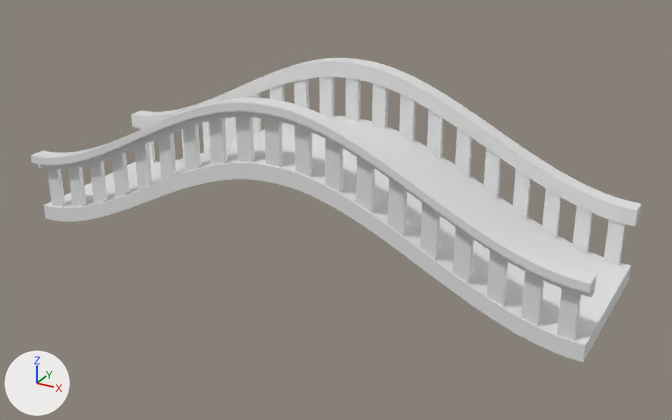
Two versions of the Blender file Blender/ponte.blend, one commit apart.
Both versions are drawn from a 50 mm lens placed at (16.0, -27.6, 15.6), pointed at (0.9, -0.2, 1.9). The lights are fixed; the arrows at lower left show +X, +Y and +Z.
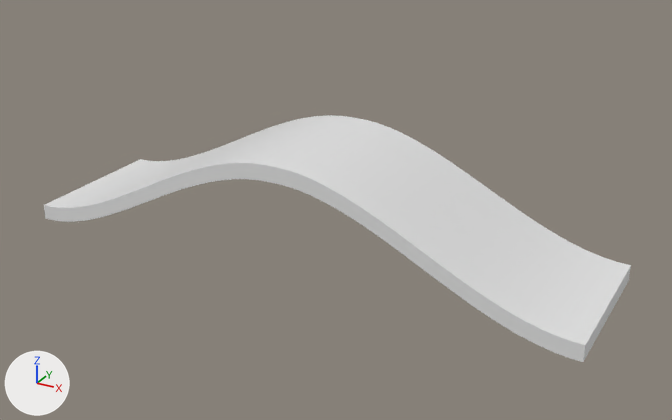
Changed parts and their boxes (x1, y1, x2, y2) in the pictures (672 x 420 px):
'Poggiamano', hidden: before (31, 97, 597, 297)
'Poggiamano.001', hidden: before (131, 58, 641, 226)
'PoggiaCoso.018', hidden: before (557, 288, 581, 341)
'PoggiaCoso.017', hidden: before (521, 272, 544, 326)
'PoggiaCoso.016', hidden: before (487, 251, 508, 307)
'PoggiaCoso.015', hidden: before (453, 228, 474, 284)
'PoggiaCoso.014', hidden: before (420, 203, 440, 259)
'PoggiaCoso.013', hidden: before (388, 179, 407, 235)
'PoggiaCoso.011', hidden: before (325, 139, 343, 192)
'PoggiaCoso.012', hidden: before (356, 157, 375, 213)
'PoggiaCoso.010', hidden: before (294, 126, 313, 177)
'PoggiaCoso.009', hidden: before (265, 119, 283, 167)
'PoggiaCoso.008', hidden: before (236, 117, 254, 163)
'PoggiaCoso.007', hidden: before (209, 118, 227, 165)
'PoggiaCoso.037', hidden: before (604, 220, 626, 266)
'PoggiaCoso.036', hidden: before (572, 206, 593, 254)
'PoggiaCoso.006', hidden: before (183, 124, 201, 172)
'PoggiaCoso.035', hidden: before (542, 189, 562, 238)
'PoggiaCoso.034', hidden: before (512, 169, 531, 219)
'PoggiaCoso.033', hidden: before (483, 148, 502, 198)
'PoggiaCoso.005', hidden: before (158, 133, 176, 181)
'PoggiaCoso.032', hidden: before (455, 128, 473, 178)
'PoggiaCoso.031', hidden: before (427, 110, 444, 159)
'PoggiaCoso.030', hidden: before (399, 94, 416, 141)
'PoggiaCoso.029', hidden: before (372, 84, 388, 129)
'PoggiaCoso.004', hidden: before (134, 143, 152, 189)
'PoggiaCoso.028', hidden: before (346, 78, 361, 121)
'PoggiaCoso.003', hidden: before (112, 152, 130, 198)
'PoggiaCoso.002', hidden: before (90, 161, 108, 204)
'PoggiaCoso.027', hidden: before (319, 77, 334, 117)
'PoggiaCoso.001', hidden: before (68, 167, 86, 207)
'PoggiaCoso', hidden: before (47, 169, 65, 207)
'PoggiaCoso.026', hidden: before (294, 79, 309, 109)
'PoggiaCoso.023', hidden: before (225, 117, 237, 145)
'PoggiaCoso.022', hidden: before (202, 121, 210, 153)
'PoggiaCoso.025', hidden: before (270, 84, 284, 124)
'PoggiaCoso.024', hidden: before (250, 93, 261, 134)
'PoggiaCoso.019', hidden: before (140, 128, 155, 163)
'PoggiaCoso.021', hidden: before (181, 129, 185, 159)

What changed in the scene script:
```text
Change ob_poggiacoso:
    add ob_poggiacoso.hide_set(True)  # its collection is switched off
Change ob_poggiacoso_001:
    add ob_poggiacoso_001.hide_set(True)  # its collection is switched off
Change ob_poggiacoso_002:
    add ob_poggiacoso_002.hide_set(True)  # its collection is switched off
Change ob_poggiacoso_003:
    add ob_poggiacoso_003.hide_set(True)  # its collection is switched off
Change ob_poggiacoso_004:
    add ob_poggiacoso_004.hide_set(True)  # its collection is switched off
Change ob_poggiacoso_005:
    add ob_poggiacoso_005.hide_set(True)  # its collection is switched off
Change ob_poggiacoso_006:
    add ob_poggiacoso_006.hide_set(True)  # its collection is switched off
Change ob_poggiacoso_007:
    add ob_poggiacoso_007.hide_set(True)  # its collection is switched off
Change ob_poggiacoso_008:
    add ob_poggiacoso_008.hide_set(True)  # its collection is switched off
Change ob_poggiacoso_009:
    add ob_poggiacoso_009.hide_set(True)  # its collection is switched off
Change ob_poggiacoso_010:
    add ob_poggiacoso_010.hide_set(True)  # its collection is switched off
Change ob_poggiacoso_011:
    add ob_poggiacoso_011.hide_set(True)  # its collection is switched off
Change ob_poggiacoso_012:
    add ob_poggiacoso_012.hide_set(True)  # its collection is switched off
Change ob_poggiacoso_013:
    add ob_poggiacoso_013.hide_set(True)  # its collection is switched off
Change ob_poggiacoso_014:
    add ob_poggiacoso_014.hide_set(True)  # its collection is switched off
Change ob_poggiacoso_015:
    add ob_poggiacoso_015.hide_set(True)  # its collection is switched off
Change ob_poggiacoso_016:
    add ob_poggiacoso_016.hide_set(True)  # its collection is switched off
Change ob_poggiacoso_017:
    add ob_poggiacoso_017.hide_set(True)  # its collection is switched off
Change ob_poggiacoso_018:
    add ob_poggiacoso_018.hide_set(True)  # its collection is switched off
Change ob_poggiacoso_020:
    add ob_poggiacoso_020.hide_set(True)  # its collection is switched off
Change ob_poggiacoso_021:
    add ob_poggiacoso_021.hide_set(True)  # its collection is switched off
Change ob_poggiacoso_022:
    add ob_poggiacoso_022.hide_set(True)  # its collection is switched off
Change ob_poggiacoso_023:
    add ob_poggiacoso_023.hide_set(True)  # its collection is switched off
Change ob_poggiacoso_024:
    add ob_poggiacoso_024.hide_set(True)  # its collection is switched off
Change ob_poggiacoso_025:
    add ob_poggiacoso_025.hide_set(True)  # its collection is switched off
Change ob_poggiacoso_026:
    add ob_poggiacoso_026.hide_set(True)  # its collection is switched off
Change ob_poggiacoso_027:
    add ob_poggiacoso_027.hide_set(True)  # its collection is switched off
Change ob_poggiacoso_028:
    add ob_poggiacoso_028.hide_set(True)  # its collection is switched off
Change ob_poggiacoso_029:
    add ob_poggiacoso_029.hide_set(True)  # its collection is switched off
Change ob_poggiacoso_030:
    add ob_poggiacoso_030.hide_set(True)  # its collection is switched off
Change ob_poggiacoso_031:
    add ob_poggiacoso_031.hide_set(True)  # its collection is switched off
Change ob_poggiacoso_032:
    add ob_poggiacoso_032.hide_set(True)  # its collection is switched off
Change ob_poggiacoso_033:
    add ob_poggiacoso_033.hide_set(True)  # its collection is switched off
Change ob_poggiacoso_034:
    add ob_poggiacoso_034.hide_set(True)  # its collection is switched off
Change ob_poggiacoso_035:
    add ob_poggiacoso_035.hide_set(True)  # its collection is switched off
Change ob_poggiacoso_036:
    add ob_poggiacoso_036.hide_set(True)  # its collection is switched off
Change ob_poggiacoso_037:
    add ob_poggiacoso_037.hide_set(True)  # its collection is switched off
Change ob_poggiacoso_019:
    add ob_poggiacoso_019.hide_set(True)  # its collection is switched off
Change ob_poggiamano:
    add ob_poggiamano.hide_set(True)  # its collection is switched off
Change ob_poggiamano_001:
    add ob_poggiamano_001.hide_set(True)  # its collection is switched off
```
